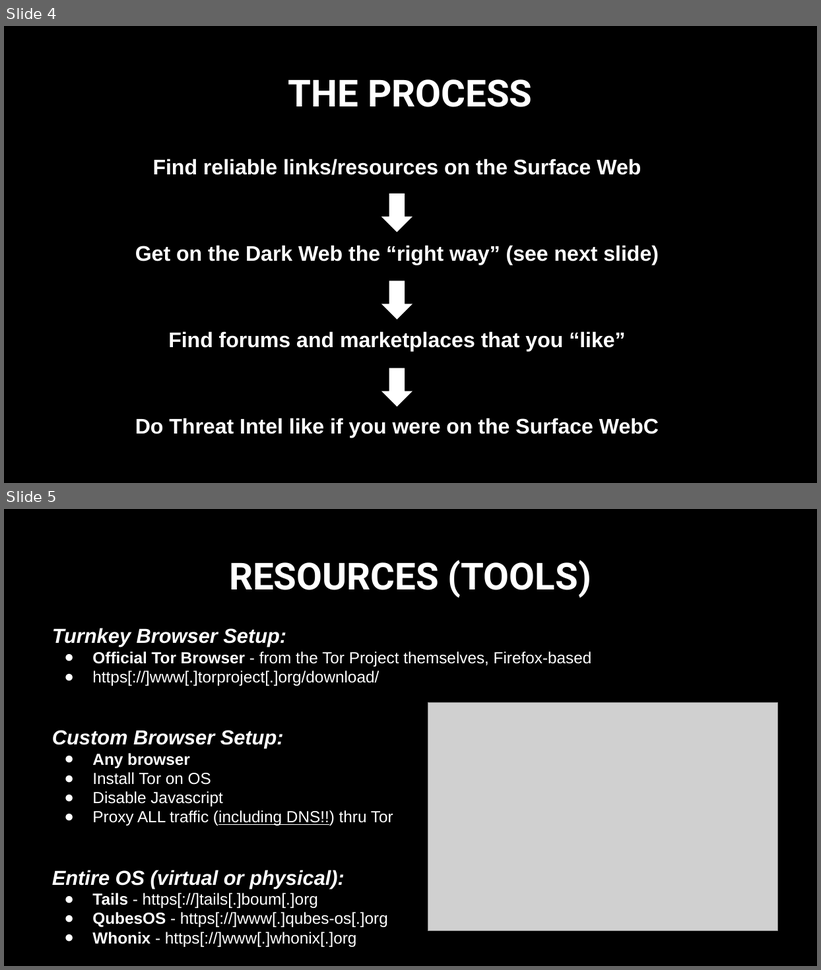
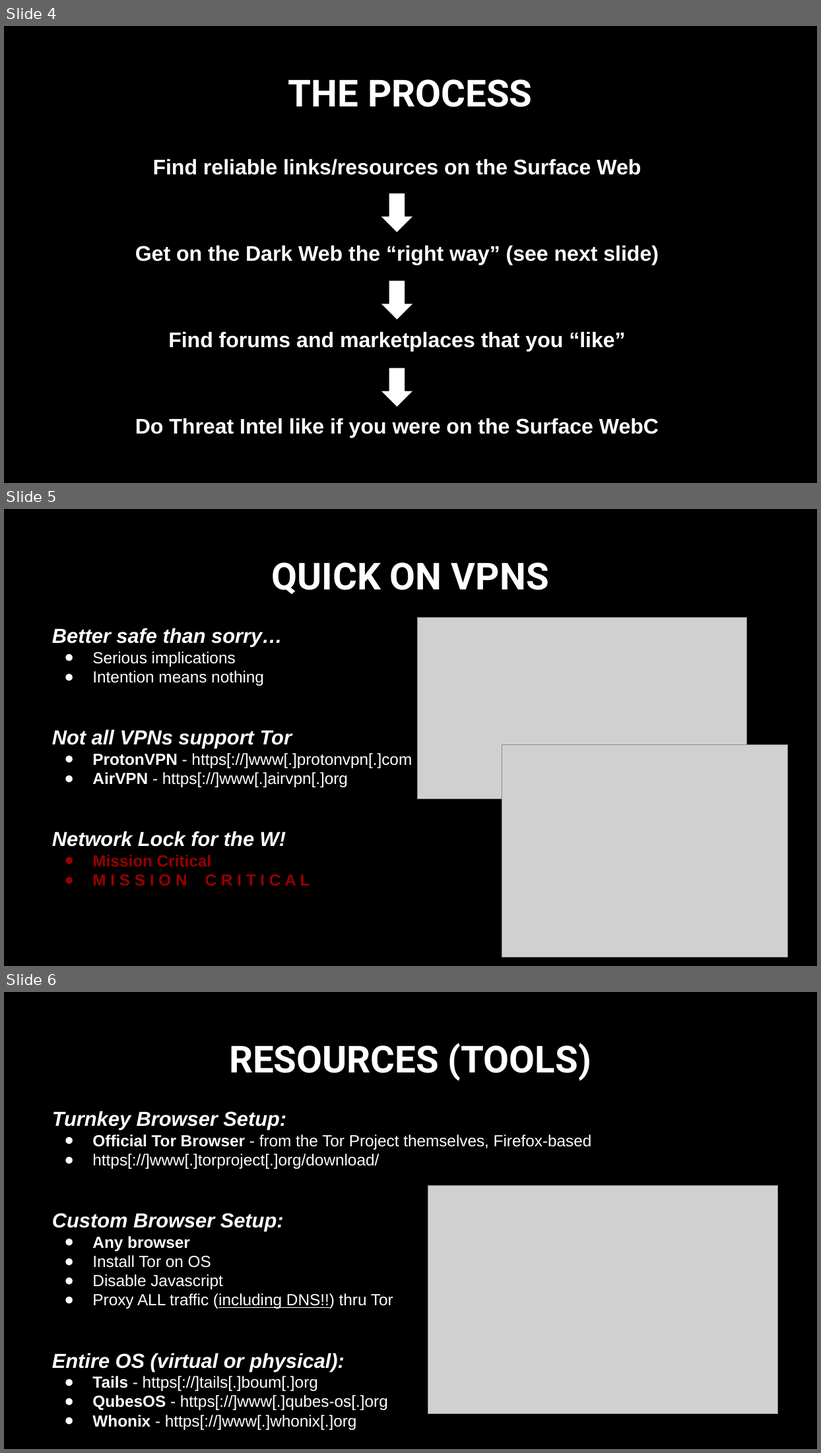
Before and after one commit to StefanoRatto/presentations, a slide deck: ON THΞ HUNT IN THΞ DΔRK - Introduction to threat intelligence and threat hunting on the Dark Web - Stefano Ratto 202211.pptx. Shown one above the other, each under a label of ours: slides 4 and 5 before the commit, slides 4, 5 and 6 after it. The pictures are 821x970 and 821x1453 pixels, drawn with LibreOffice and Linux fonts; fonts in the diff are those of the drawing; grey boxes stand for pictures. Boxes give left, top, right and bottom in pixels: in the first picture for what was removed or moved away, otherwise in the second. Text is boxed around its words. In the diff, an @@ line names an element or a change of style, - is before the commit and + after.

```diff
--- a/ON THΞ HUNT IN THΞ DΔRK - Introduction to threat intelligence and threat hunting on the Dark Web - Stefano Ratto 202211.pptx
+++ b/ON THΞ HUNT IN THΞ DΔRK - Introduction to threat intelligence and threat hunting on the Dark Web - Stefano Ratto 202211.pptx
@@ slide 5 added at (4,509,817,966), background #000000 @@
@@ title added at (272,562,549,594), 44 pt, text #FFFFFF, bold @@
+QUICK ON VPNS
@@ picture added at (418,618,747,799) @@
@@ text added at (52,628,412,886), 19 pt, text #FFFFFF, bold @@
+Better safe than sorry…
+● Serious implications
+● Intention means nothing
+Not all VPNs support Tor
+● ProtonVPN - https[://]www[.]protonvpn[.]com
+● AirVPN - https[://]www[.]airvpn[.]org
+Network Lock for the W!
+● Mission Critical
+● M I S S I O N C R I T I C A L
@@ picture added at (502,745,788,957) @@
@@ what was slide 5 is now slide 6 @@
```
Also in this commit, not shown: 1 slide changed.
